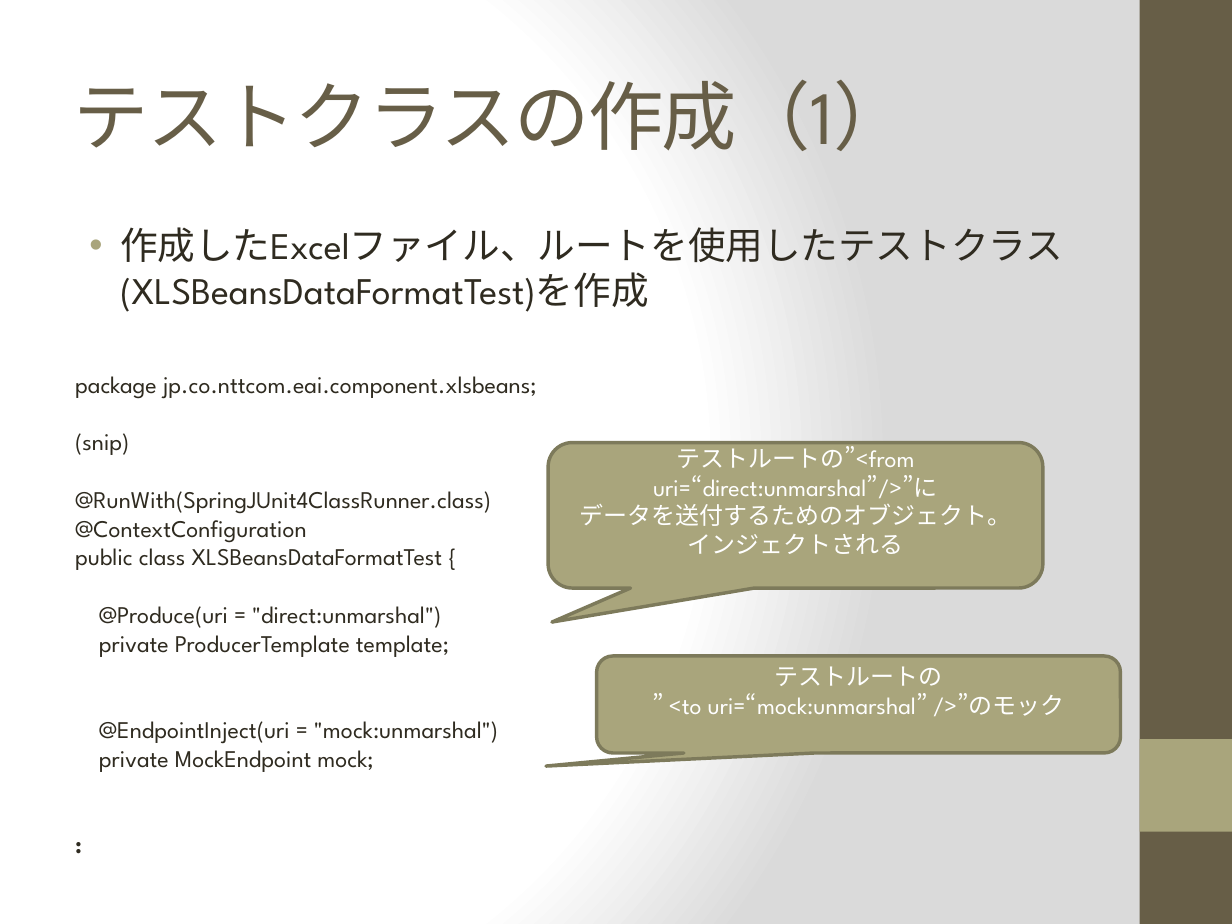
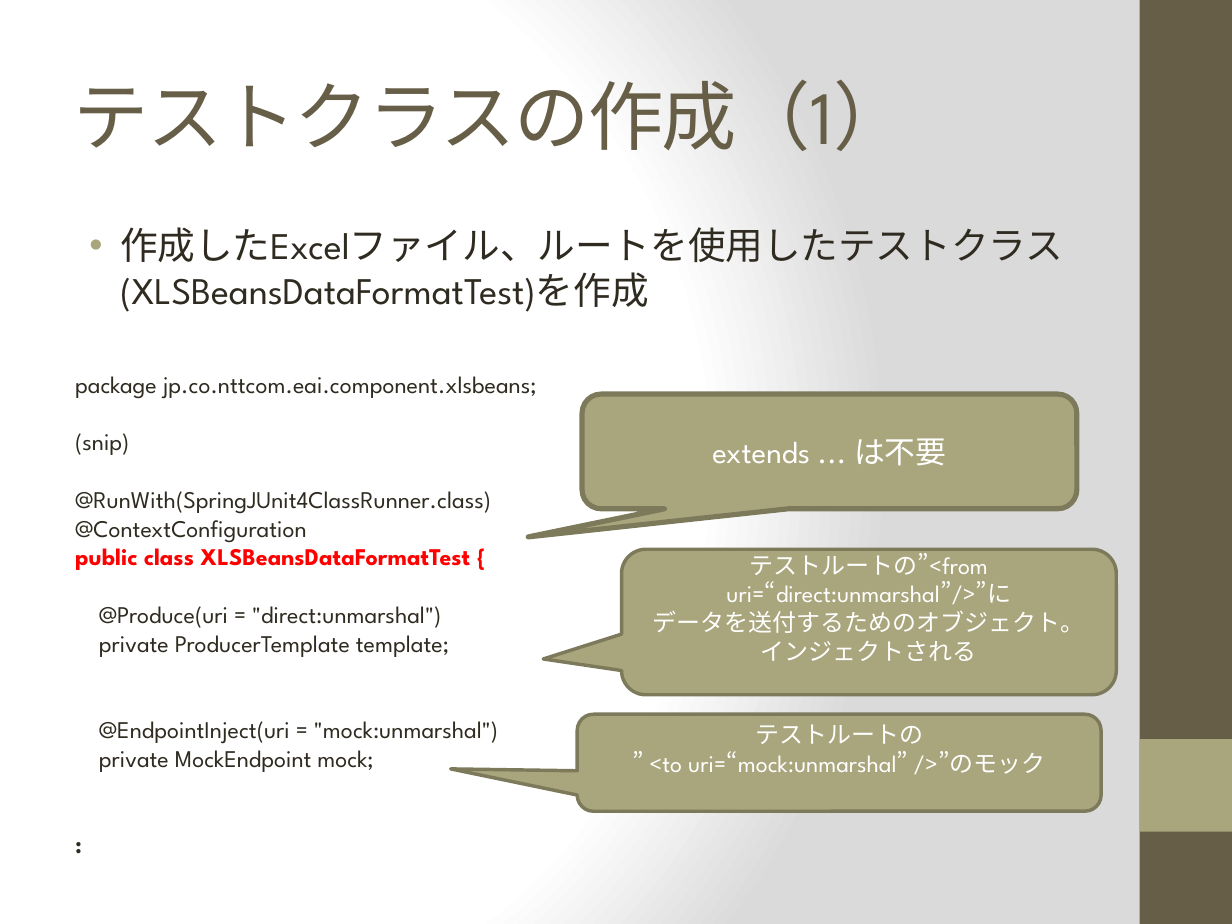
Before and after one commit to 15921050052/camel-xlsbeans, a slide deck: slide 21 of doc/Data Format Component.pptx. Drawn at 1232x924 pixels with LibreOffice and Linux fonts; fonts in the diff are those of the drawing. Boxes give left, top, right and bottom in pixels: in the first picture for what was removed or moved away, otherwise in the second. Text is boxed around its words. In the diff, an @@ line names an element or a change of style, - is before the commit and + after.

Commit message:
テストクラスの作成を修正
　- 不要なextendsを削除

```diff
--- a/doc/Data Format Component.pptx
+++ b/doc/Data Format Component.pptx
@@ rounded speech box added at (x1=582, y1=394, x2=1077, y2=509), fill #A9A57C, outline #7D7A5C 3 pt, 18 pt, text #FFFFFF @@
+extends ... は不要
@@ text at (x1=75, y1=541, x2=470, y2=570): text colour #2F2B20 to #FF0000, bold on in "public class XLSBeansDataFormatTest {" @@
@@ rounded speech box "テストルートの”<from uri=“direct:unmarshal”/>”に" at (x1=621, y1=549, x2=1116, y2=695): proportions changed @@
@@ rounded speech box "テストルートの”<from uri=“direct:unmarshal”/>”に" moved from (x1=548, y1=442, x2=1044, y2=588) to (x1=621, y1=549, x2=1116, y2=695) @@
@@ rounded speech box "テストルートの" moved from (x1=596, y1=655, x2=1120, y2=753) to (x1=578, y1=715, x2=1101, y2=812) @@
@@ rounded speech box "テストルートの" at (x1=578, y1=715, x2=1101, y2=812): proportions changed @@
```
